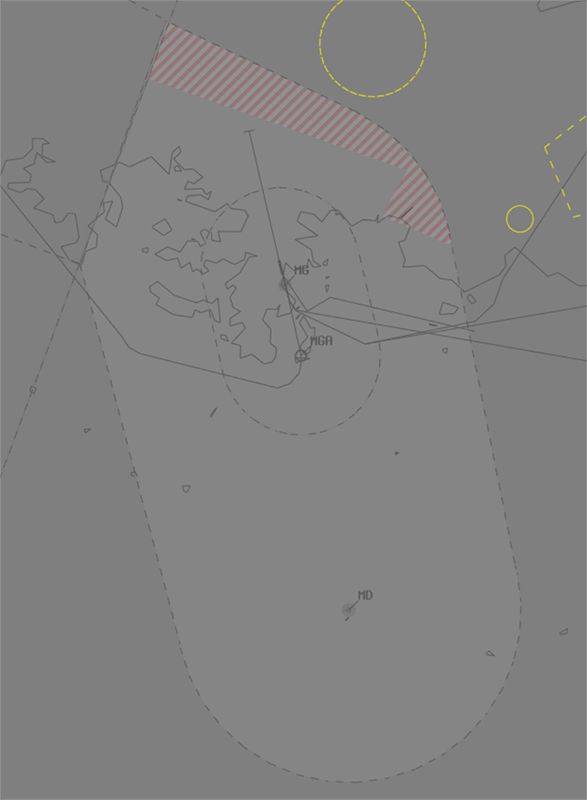
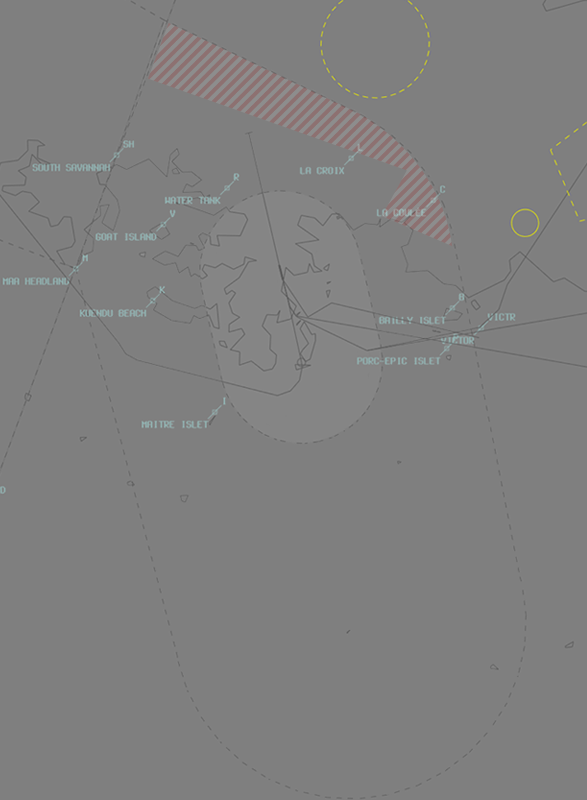
Revision of a layered 587x800 image; what changed, layer by layer:
renamed "Layer 5" to "Layer 6", painted on it over box(0, 0, 587, 800)